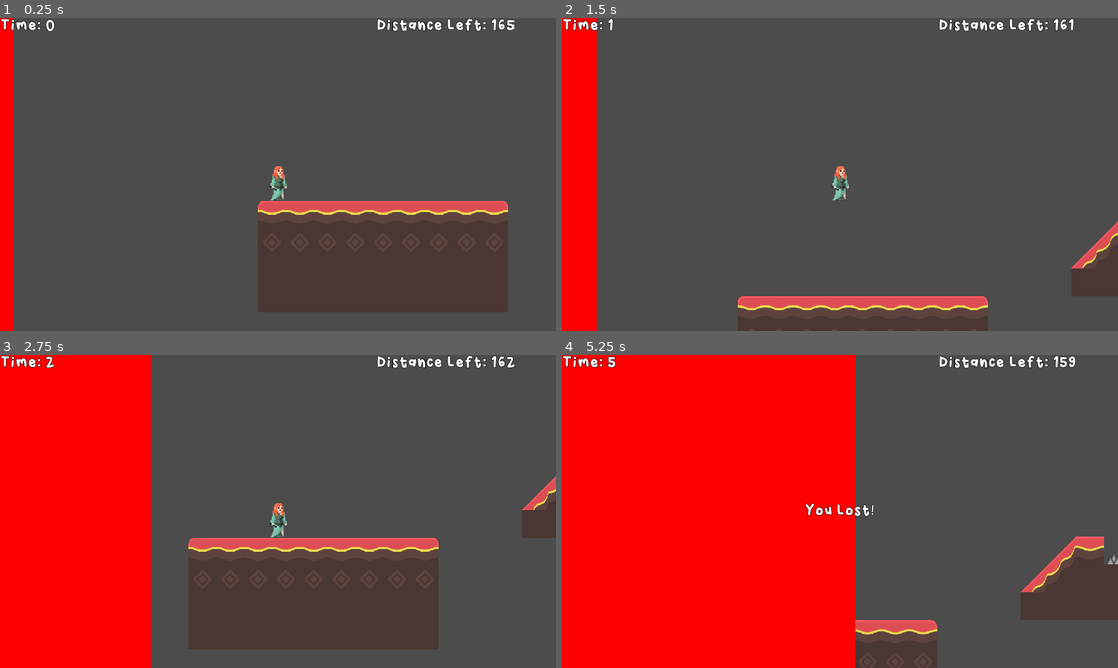
Above: before the commit, frames 1-4 (two rows, left to right).
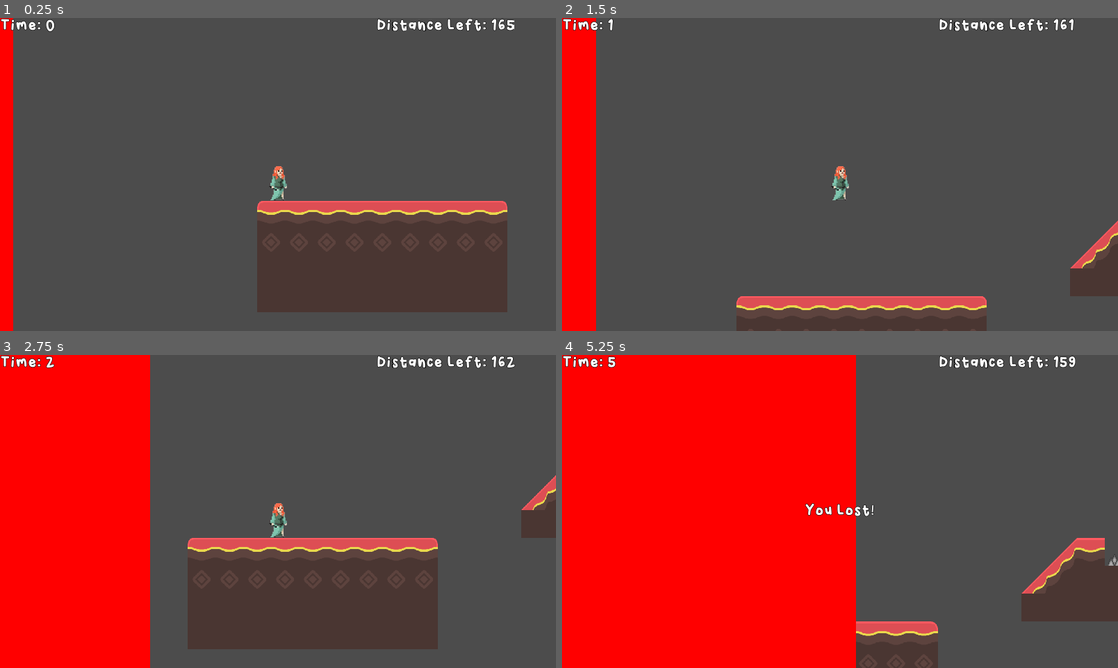
Above: after the commit, the same moments.

Repository: jonahshader/back5_platformer_unit3
Game: Godot game, scene res://scenes/levels/Level_8.tscn
The game is run twice, just before and just after one commit, with the same random seed, the same clock (stepped at 60 frames per second) and the same inputs. This scene is started directly instead of the project's main scene.
Inputs:
- Up to frame 1 (0.25 s): no input
- Up to frame 2 (1.5 s): hold Right (move_right) from 0.53 s (still down); tap Space (jump) at 0.77 s
- Up to frame 3 (2.75 s): tap Space (jump) at 1.52 s; release Right (move_right) at 2.03 s; hold Left (move_left) from 2.03 s (still down)
- Up to frame 4 (5.25 s): release Left (move_left) at 2.78 s; hold Right (move_right) 2.78-4.28 s; tap Space (jump) at 3.02, 3.77, 4.52 s; hold Left (move_left) 4.28-5.03 s; hold Right (move_right) from 5.03 s (still down)

The runs differ from the first frame. In frame 1, 0.3% of the frame differs, in the area x 2-92%, y 0-100%; in frame 2, 0.4%; in frame 3, 0.4%; in frame 4, 0.9%, in the area x 52-100%, y 0-100%.

Commit message:
lastone

Diff:
--- a/scenes/levels/Level_8.tscn
+++ b/scenes/levels/Level_8.tscn
@@ -268,10 +268,10 @@
 } ]
 0/z_index = 0
 
-[node name="4" type="Node"]
+[node name="8" type="Node"]
 
 [node name="Player" parent="." instance=ExtResource( 1 )]
-position = Vector2( 78.175, 636.878 )
+position = Vector2( 80.175, 652.878 )
 
 [node name="TileMap" parent="." instance=ExtResource( 2 )]
 position = Vector2( 224.334, 212.076 )
Not shown: 1 places in scenes/levels/Level_8.tscn that only renumber resources
